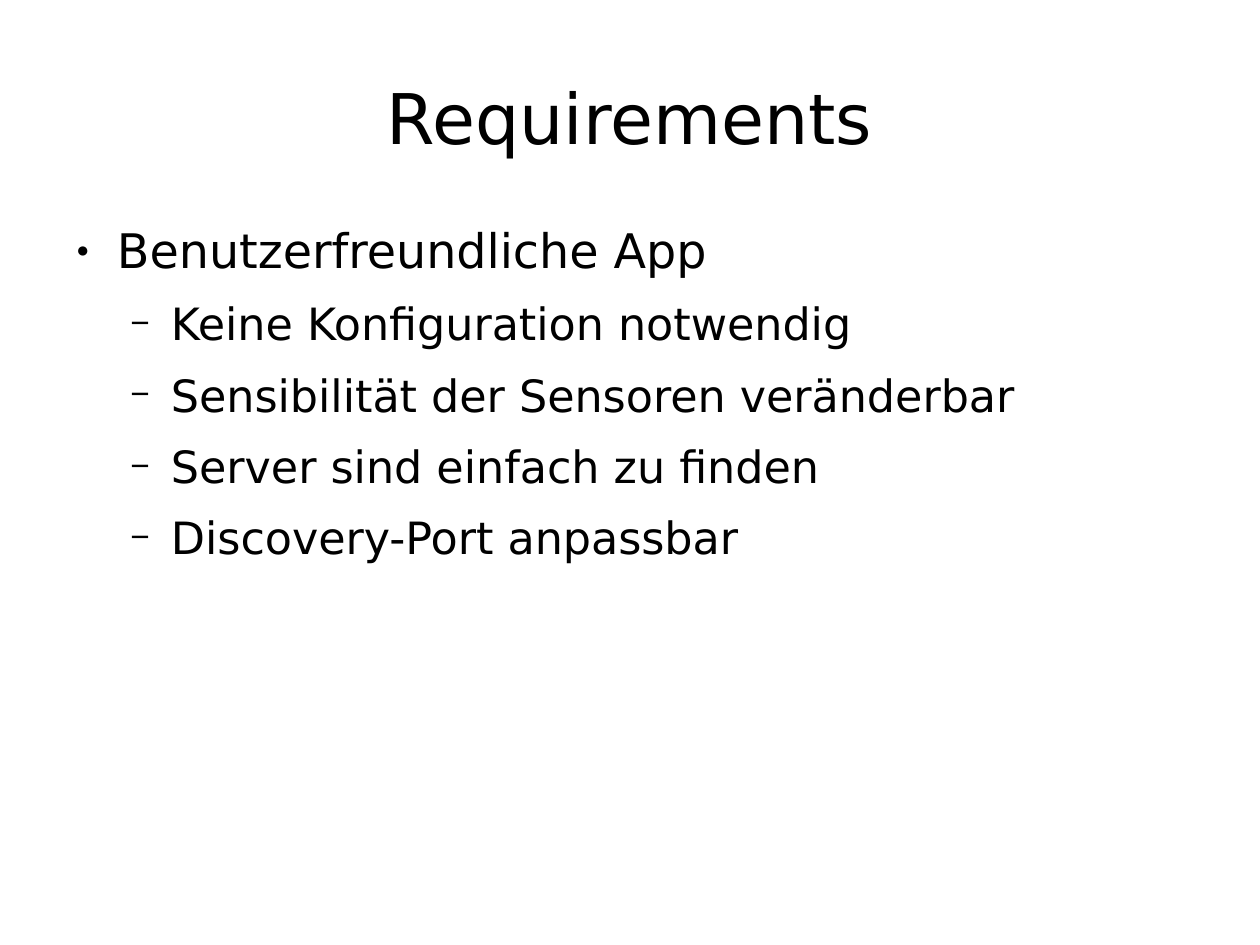
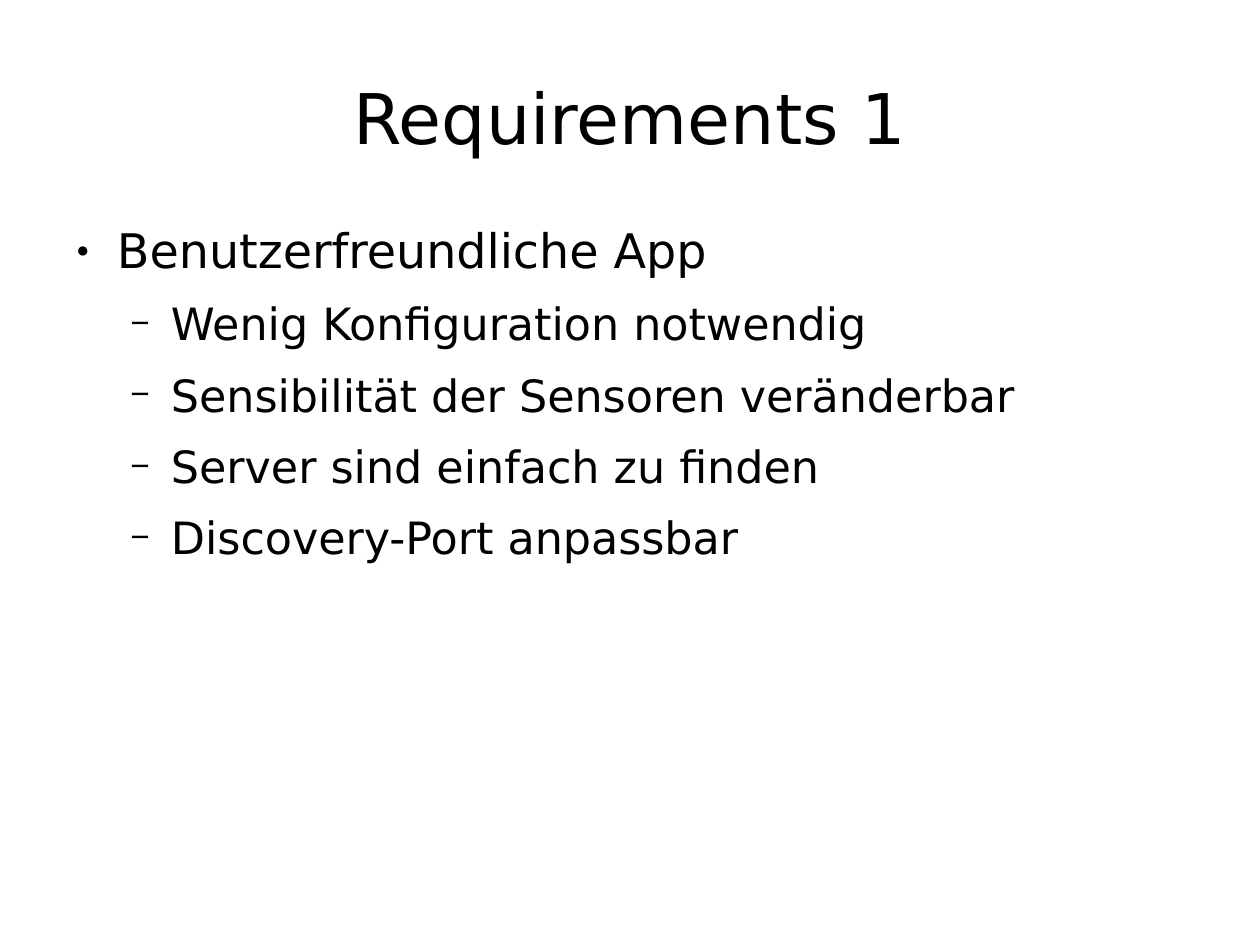
Before and after one commit to enra64/psychic-giggle, a slide deck: slide 4 of zwischenstand anfang dezember.odp. Drawn at 1260x945 pixels with LibreOffice and Linux fonts; fonts in the diff are those of the drawing. Boxes give left, top, right and bottom in pixels: in the first picture for what was removed or moved away, otherwise in the second. Text is boxed around its words. In the diff, an @@ line names an element or a change of style, - is before the commit and + after.

```diff
--- a/zwischenstand anfang dezember.odp
+++ b/zwischenstand anfang dezember.odp
@@ title at box(354, 91, 905, 159): text changed @@
-Requirements
+Requirements 1
@@ text at box(171, 306, 866, 350): text changed @@
-  − Keine Konfiguration notwendig
+  − Wenig Konfiguration notwendig
```
Also in this commit, not shown: 6 other slides changed, 6 slides added, 1 slide removed, 1 other file.
